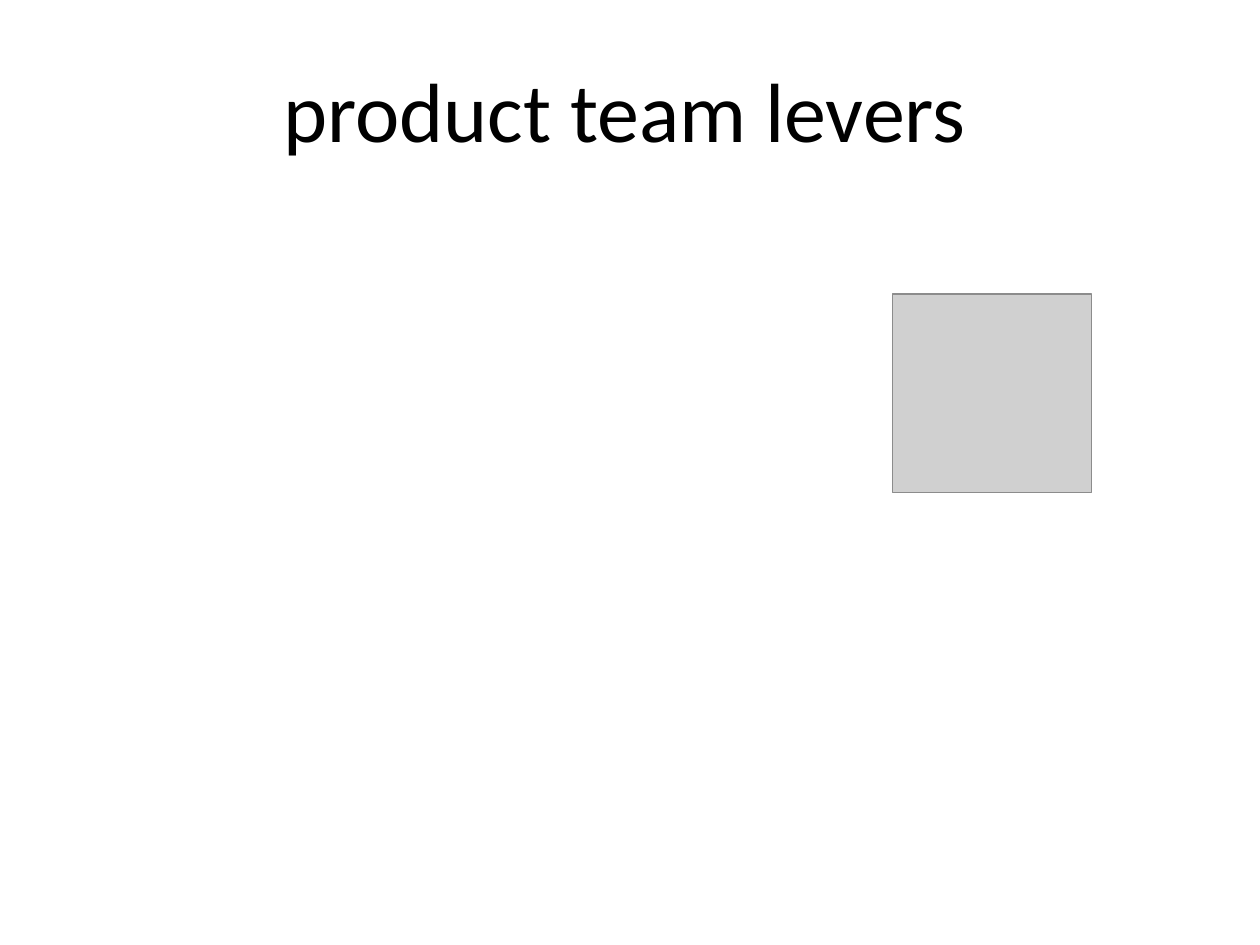
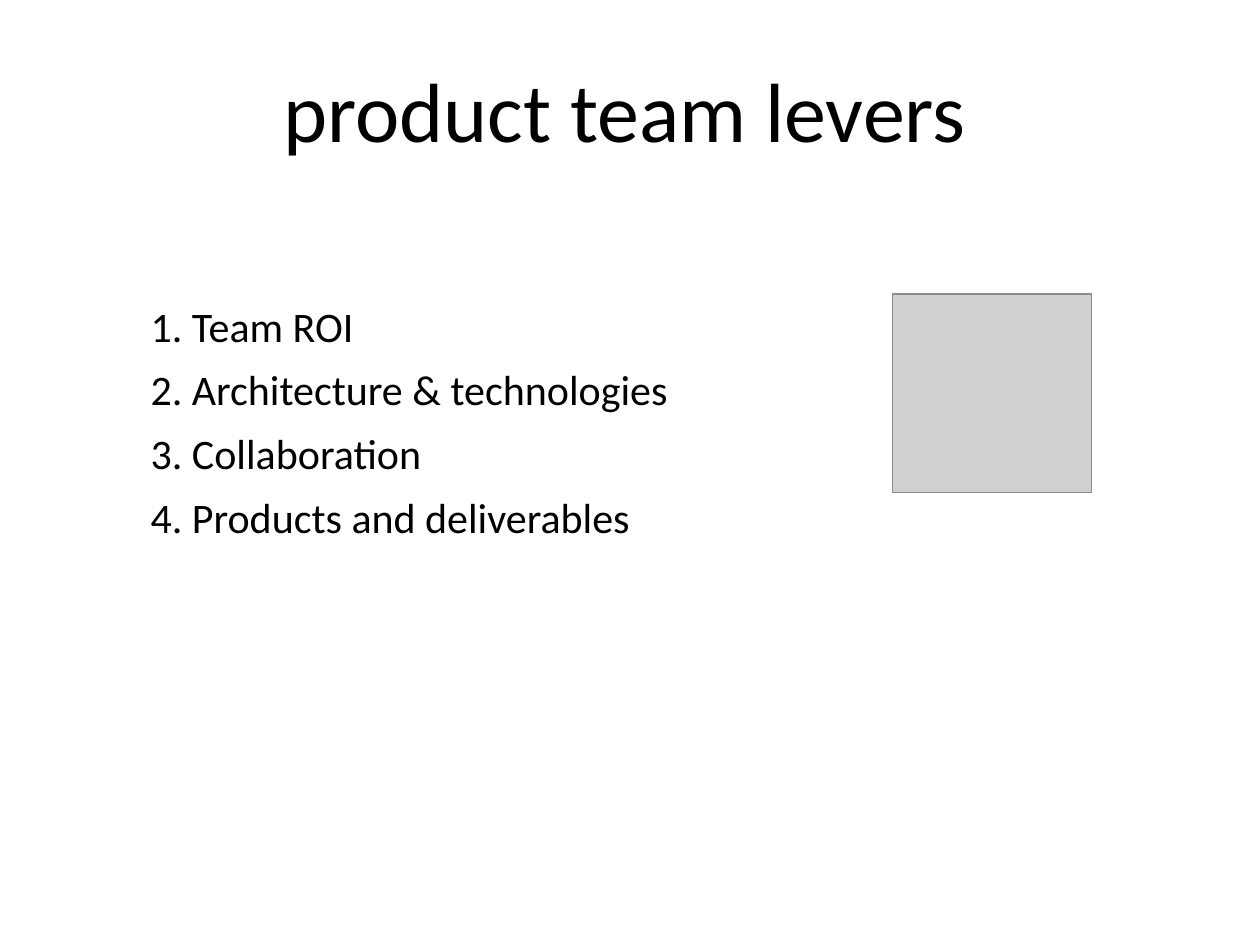
Before and after one commit to dsietz/open-source-model, a slide deck: slide 52 of Adopting the Open Source Model.pptx (slide 49 before the commit). Drawn at 1260x945 pixels with LibreOffice and Linux fonts; fonts in the diff are those of the drawing; grey boxes stand for pictures. Boxes give left, top, right and bottom in pixels: in the first picture for what was removed or moved away, otherwise in the second. Text is boxed around its words. In the diff, an @@ line names an element or a change of style, - is before the commit and + after.

```diff
--- a/Adopting the Open Source Model.pptx
+++ b/Adopting the Open Source Model.pptx
@@ text added at bbox=[151, 314, 354, 343], 24 pt, text #000000 @@
+1. Team ROI
@@ text added at bbox=[151, 375, 668, 413], 24 pt, text #000000 @@
+2. Architecture & technologies
@@ text added at bbox=[151, 439, 421, 470], 24 pt, text #000000 @@
+3. Collaboration
@@ text added at bbox=[151, 503, 629, 534], 24 pt, text #000000 @@
+4. Products and deliverables
```
Also in this commit, not shown: 2 other slides changed, 12 slides added, 1 slide removed.
